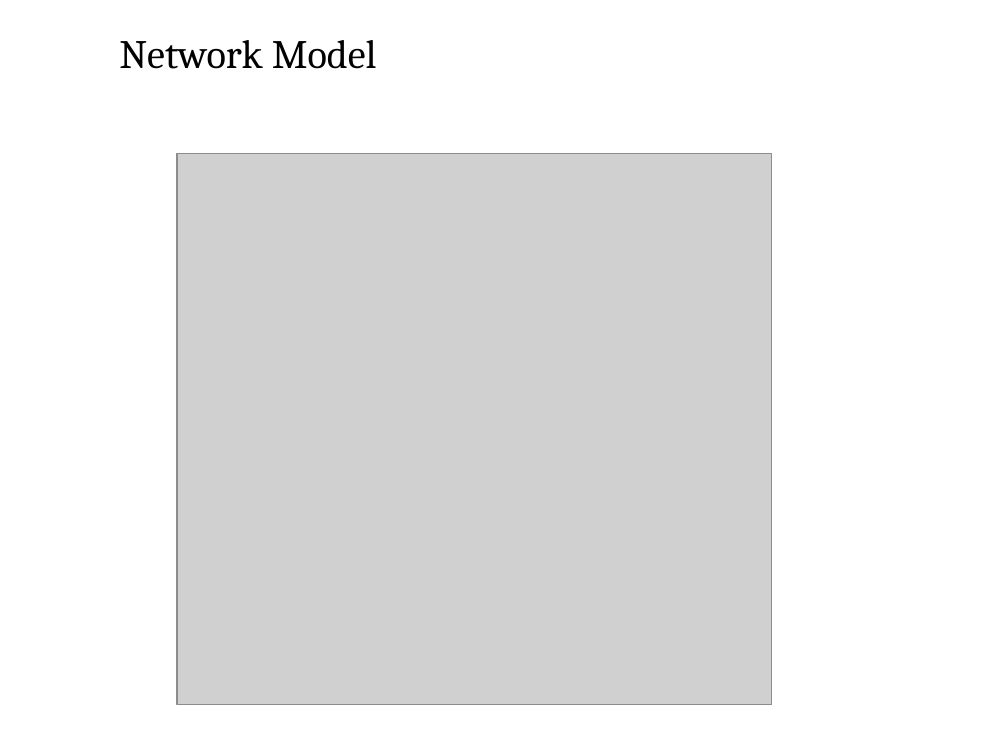
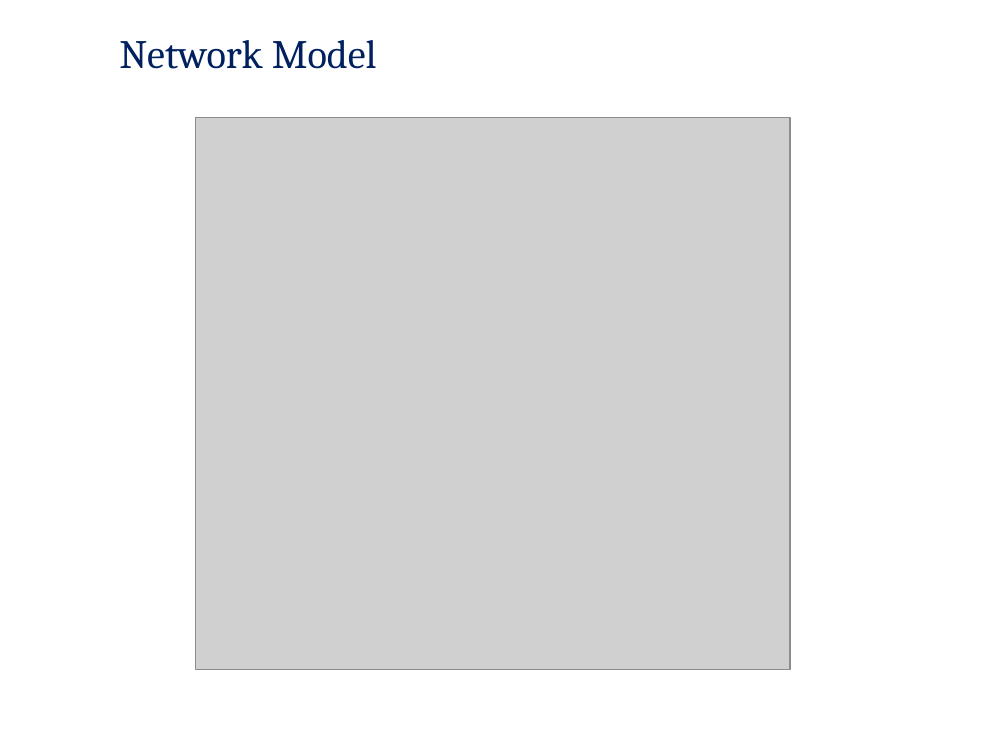
Before and after one commit to pankajfri/Training-Materials, a slide deck: slide 21 of Advanced Web Technologies/Database Concepts/Session1.pptx (slide 11 before the commit). Drawn at 1008x756 pixels with LibreOffice and Linux fonts; fonts in the diff are those of the drawing; grey boxes stand for pictures; background and template pictures are left out. Boxes give left, top, right and bottom in pixels: in the first picture for what was removed or moved away, otherwise in the second. Text is boxed around its words. In the diff, an @@ line names an element or a change of style, - is before the commit and + after.

```diff
--- a/Advanced Web Technologies/Database Concepts/Session1.pptx
+++ b/Advanced Web Technologies/Database Concepts/Session1.pptx
@@ title "Network Model" at (119,40,377,69): text colour #000000 to #002060 @@
@@ picture: place and size @@
-picture at (177,153,771,705)
+picture at (196,118,789,669)
```
Also in this commit, not shown: 10 other slides changed, 12 slides added, 9 slides removed, 13 other files.
